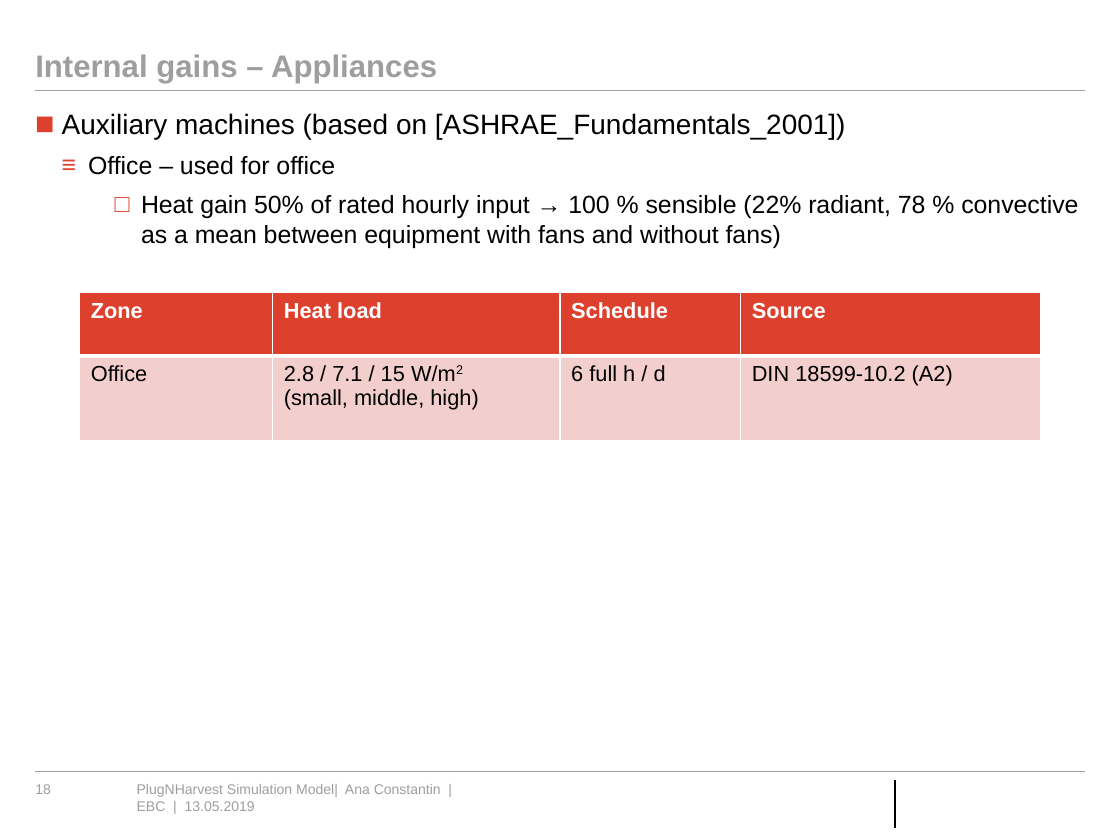
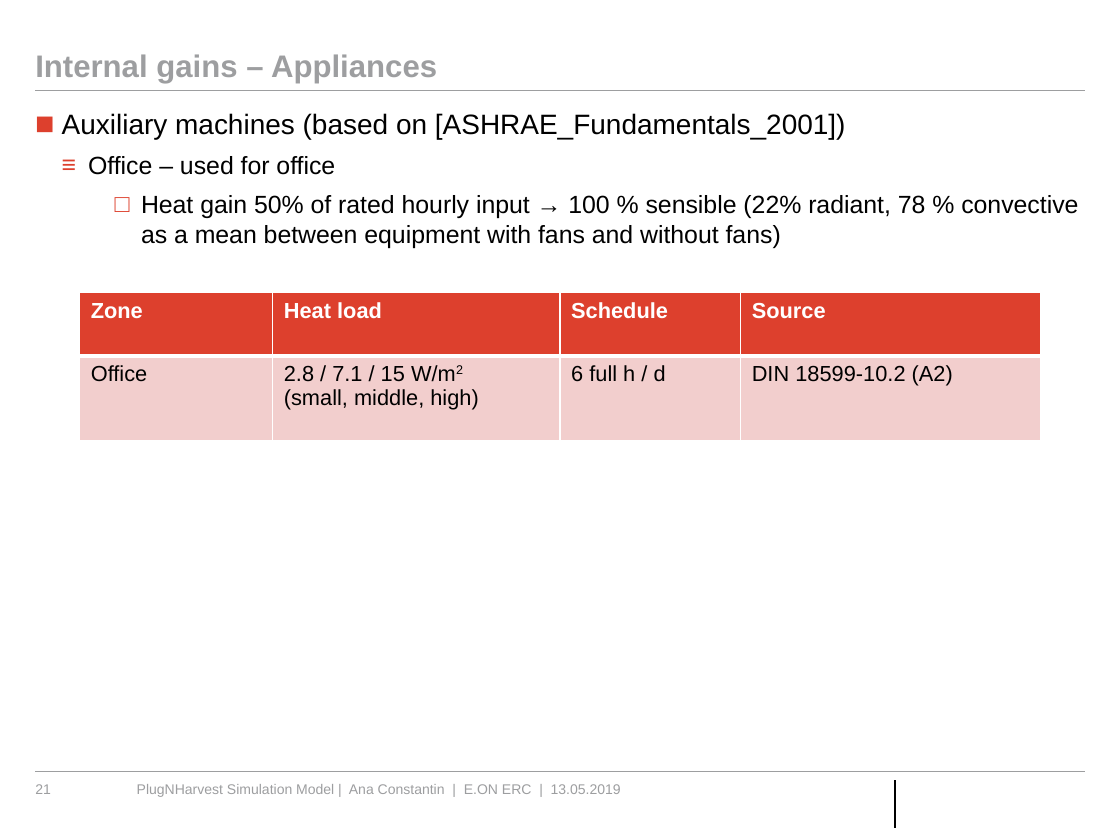
Before and after one commit to RWTH-EBC/AixLib, a slide deck: slide 21 of AixLib/Resources/PlugNHarvest/Presentation PlugNHarvest Model.pptx (slide 18 before the commit). Drawn at 1120x840 pixels with LibreOffice and Linux fonts; fonts in the diff are those of the drawing; background and template pictures are left out. Boxes give left, top, right and bottom in pixels: in the first picture for what was removed or moved away, otherwise in the second. Text is boxed around its words. In the diff, an @@ line names an element or a change of style, - is before the commit and + after.

```diff
--- a/AixLib/Resources/PlugNHarvest/Presentation PlugNHarvest Model.pptx
+++ b/AixLib/Resources/PlugNHarvest/Presentation PlugNHarvest Model.pptx
@@ page number at (35, 784, 51, 794): text changed @@
-18
+21
@@ text at (137, 784, 621, 797): text changed @@
-PlugNHarvest Simulation Model| Ana Constantin | EBC | 13.05.2019
+PlugNHarvest Simulation Model | Ana Constantin | E.ON ERC | 13.05.2019
```
Also in this commit, not shown: 20 other slides changed, 3 slides added, 1 slide removed, 1 other file.
